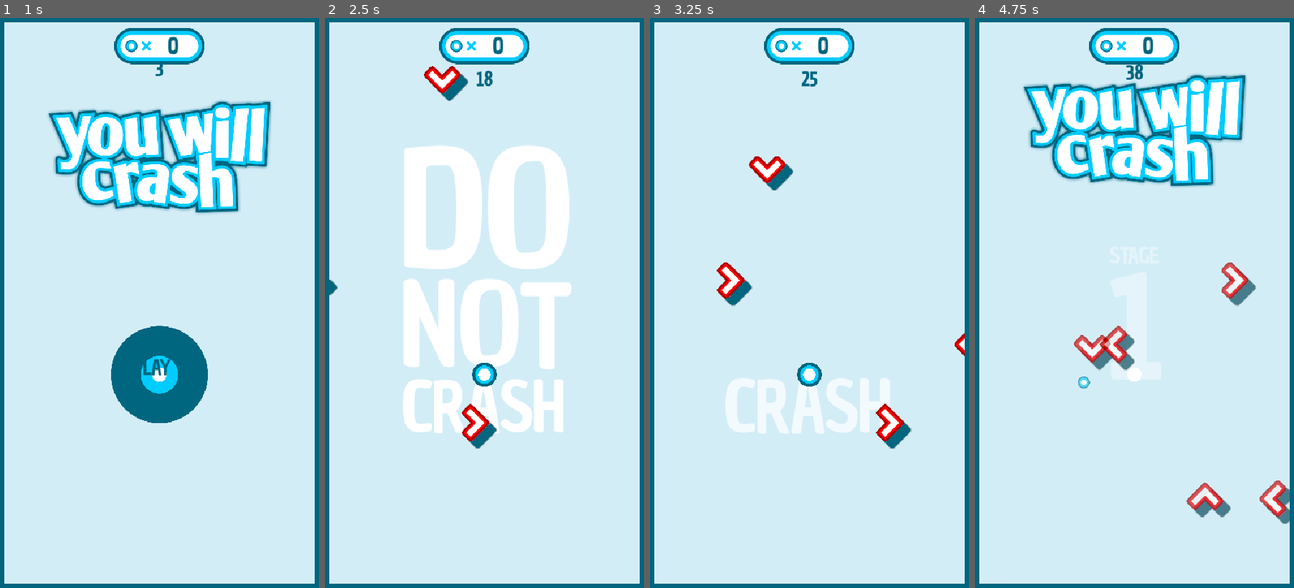
Above: before the commit, frames 1-4 (left to right).
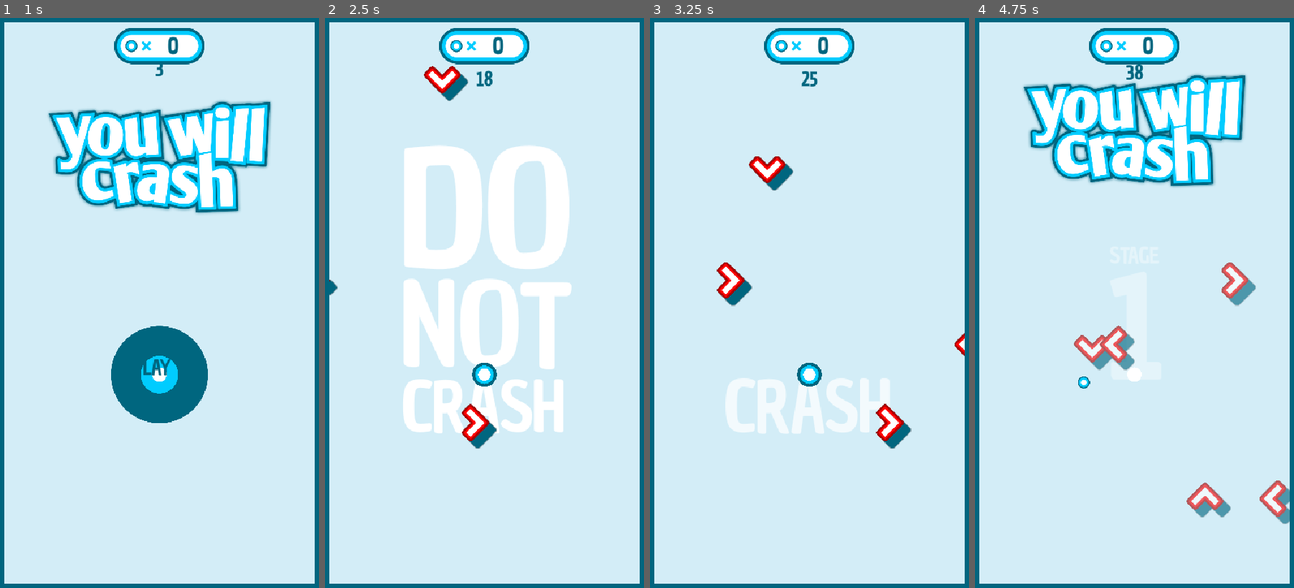
Above: after the commit, the same moments.

Repository: mszylkowski/youwillcrash-godot
Game: Godot game, scene res://Game.tscn
Same seed, same stepped clock (60 frames per second), same inputs: the game is played once before the commit and once after it.
Inputs (mouse positions are in pixels of both pictures, inside the frame that each line leads up to):
- Up to frame 1 (1 s): tap Enter at 0.5 s; move the mouse to (159, 377) at 0.52 s; click (159, 377) at 0.67 s
- Up to frame 2 (2.5 s): move the mouse to (420, 331) at 1.27 s; click (420, 331) at 1.42 s; move the mouse to (516, 177) at 2.02 s; click (516, 177) at 2.17 s
- Up to frame 3 (3.25 s): move the mouse to (793, 417) at 2.77 s; click (793, 417) at 2.92 s
- Up to frame 4 (4.75 s): move the mouse to (1230, 388) at 3.52 s; click (1230, 388) at 3.67 s; move the mouse to (1038, 217) at 4.27 s; click (1038, 217) at 4.42 s

Frame 1 is identical in both runs. In frame 2, less than 0.1% of the frame differs, in the area x 1-52%, y 8-75%; in frame 3, less than 0.1%; in frame 4, 1.3%, in the area x 31-99%, y 42-89%.

Commit message:
added bosses triangle spiral and v shower

Diff:
--- a/Game.tscn
+++ b/Game.tscn
@@ -52,6 +52,7 @@
 shader = ExtResource("2_lvtmh")
 shader_parameter/shadow_offset = Vector2(5, 5)
 shader_parameter/shadow_color = Color(1.58831e-06, 0.398929, 0.499627, 1)
+shader_parameter/alpha = 1.0
 
 [sub_resource type="LabelSettings" id="LabelSettings_lvtmh"]
 line_spacing = 0.0
@@ -250,11 +251,11 @@
 metadata/_edit_use_anchors_ = true
 
 [node name="Intro" type="Node2D" parent="."]
+visible = false
 position = Vector2(0, 63)
 script = ExtResource("3_0yprl")
 
 [node name="DO" type="Label" parent="Intro"]
-modulate = Color(1, 1, 1, 0)
 anchors_preset = 8
 anchor_left = 0.5
 anchor_top = 0.5
@@ -273,7 +274,6 @@
 vertical_alignment = 1
 
 [node name="NOT" type="Label" parent="Intro"]
-modulate = Color(1, 1, 1, 0)
 anchors_preset = 8
 anchor_left = 0.5
 anchor_top = 0.5
@@ -293,7 +293,6 @@
 metadata/_edit_use_anchors_ = true
 
 [node name="CRASH" type="Label" parent="Intro"]
-modulate = Color(1, 1, 1, 0)
 anchors_preset = 8
 anchor_left = 0.5
 anchor_top = 0.5
--- /dev/null
+++ b/Obstacles/Bosses/TriangleSpiralBoss.gd
@@ -0,0 +1,35 @@
+extends Node2D
+
+const TRIANGLE_OBSTACLE := preload("res://Obstacles/Triangle.tscn") as PackedScene
+const CHANGE_DIRECTION_COST := Level.OBSTACLE_COST[Level.Obstacles.TRIANGLE] * 1.
+const SPAWN_TRIANGLE_COST := Level.OBSTACLE_COST[Level.Obstacles.TRIANGLE] * .2
+
+var game_manager: GameManager
+var initial_angle := 0.
+var change_angle := .4
+var remaining_change_count := 0
+
+func _ready() -> void:
+	game_manager = get_parent()
+	assert(game_manager, "TriangleSpiral could not find parent on _ready")
+	initial_angle = randf() * TAU
+	remaining_change_count = randi_range(20, 50)
+	Events.level_changed.connect(queue_free.unbind(1))
+	game_manager.spawn_debt -= CHANGE_DIRECTION_COST * game_manager.level_data.cost_adjustment * 2
+
+func _physics_process(_delta: float) -> void:
+	if not game_manager or game_manager.spawn_debt <= 0: return
+
+	if game_manager.spawn_debt > 0:
+		var shape := TRIANGLE_OBSTACLE.instantiate() as SimpleObstacle
+		shape.speed *= 2
+		shape.force_spawn_angle = initial_angle
+		shape.deviation_radians = 0
+		initial_angle += change_angle
+		remaining_change_count -= 1
+		if remaining_change_count == 0:
+			change_angle *= -1
+			remaining_change_count = randi_range(20, 50)
+			game_manager.spawn_debt -= CHANGE_DIRECTION_COST * game_manager.level_data.cost_adjustment
+		game_manager.add_child(shape)
+		game_manager.spawn_debt -= SPAWN_TRIANGLE_COST * game_manager.level_data.cost_adjustment
--- /dev/null
+++ b/Obstacles/Bosses/TriangleSpiralBoss.tscn
@@ -0,0 +1,6 @@
+[gd_scene load_steps=2 format=3 uid="uid://cvyfev83e4r3y"]
+
+[ext_resource type="Script" uid="uid://cmbarqwiua8nj" path="res://Obstacles/Bosses/TriangleSpiralBoss.gd" id="1_dtyy8"]
+
+[node name="TriangleSpiral" type="Node2D"]
+script = ExtResource("1_dtyy8")
--- /dev/null
+++ b/Obstacles/Bosses/VShowerBoss.gd
@@ -0,0 +1,33 @@
+class_name TriangleSpiralBoss extends Node2D
+
+const V_OBSTACLE := preload("res://Obstacles/V.tscn") as PackedScene
+const ALL_DIRECTIONS: Array[PerpendicularObstacle.Directions] = [
+	PerpendicularObstacle.Directions.UP,
+	PerpendicularObstacle.Directions.DOWN
+]
+const INITIAL_DIRECTIONS: Array[PerpendicularObstacle.Directions] = [
+	PerpendicularObstacle.Directions.UP,
+	PerpendicularObstacle.Directions.DOWN
+]
+
+var game_manager: GameManager
+var direction: PerpendicularObstacle.Directions
+
+func _ready() -> void:
+	game_manager = get_parent()
+	assert(game_manager, "V Shower boss could not find parent on _ready")
+	direction = INITIAL_DIRECTIONS.pick_random()
+	Events.level_changed.connect(queue_free.unbind(1))
+
+func _physics_process(_delta: float) -> void:
+	if not game_manager or game_manager.spawn_debt <= 0: return
+
+	if game_manager.spawn_debt > 0:
+		var shape := V_OBSTACLE.instantiate() as PerpendicularObstacle
+		shape.speed *= randf_range(1, 1.5)
+		if direction != PerpendicularObstacle.Directions.NONE:
+			shape.force_spawn_direction = direction
+		else:
+			shape.force_spawn_direction = ALL_DIRECTIONS.pick_random()
+		game_manager.add_child(shape)
+		game_manager.spawn_debt -= Level.OBSTACLE_COST[Level.Obstacles.V] * .2
--- /dev/null
+++ b/Obstacles/Bosses/VShowerBoss.tscn
@@ -0,0 +1,6 @@
+[gd_scene load_steps=2 format=3 uid="uid://dkuwy6qsyy4fo"]
+
+[ext_resource type="Script" uid="uid://darf2186my3mt" path="res://Obstacles/Bosses/VShowerBoss.gd" id="1_x61qa"]
+
+[node name="VShower" type="Node2D"]
+script = ExtResource("1_x61qa")
--- a/Obstacles/PerpendicularObstacle.gd
+++ b/Obstacles/PerpendicularObstacle.gd
@@ -1,28 +1,33 @@
-extends RigidBody2D
+class_name PerpendicularObstacle extends RigidBody2D
+
+enum Directions {NONE = -1, RIGHT = 0, DOWN = 1, LEFT = 2, UP = 3}
 
 @export var speed := 200.0
 @export var offset_x := 250.
 @export var offset_y := 400.
 
+var force_spawn_direction := Directions.NONE ## Force the direction to spawn from.
+var force_spawn_position := Vector2.ZERO ## Set the initial position it spawns at.
+
+const VELOCITIES := [Vector2.LEFT, Vector2.UP, Vector2.RIGHT, Vector2.DOWN]
+
 func _ready() -> void:
-	var angle = randi_range(0, 3)
+	var angle = randi_range(0, 3) if force_spawn_direction == Directions.NONE else force_spawn_direction
 	global_rotation_degrees = angle * 90
-	global_position = Vector2(0, 0)
-	linear_velocity = -Vector2.from_angle(rotation) * speed
+	linear_velocity = VELOCITIES[angle] * speed
 
 	var rand_val := randf_range(-1, 1)
-	if angle == 0:
-		global_position = Vector2(offset_x * 1.5, offset_y * rand_val)
-		linear_velocity = Vector2.LEFT * speed
-	elif angle == 1:
-		global_position = Vector2(rand_val * offset_x, offset_y * 1.5)
-		linear_velocity = Vector2.UP * speed
-	elif angle == 2:
-		global_position = Vector2(-offset_x * 1.5, offset_y * rand_val)
-		linear_velocity = Vector2.RIGHT * speed
+	if force_spawn_position != Vector2.ZERO:
+		global_position = force_spawn_position
 	else:
-		global_position = Vector2(rand_val * offset_x, -offset_y * 1.5)
-		linear_velocity = Vector2.DOWN * speed
+		if angle == 0:
+			global_position = Vector2(offset_x * 1.5, offset_y * rand_val)
+		elif angle == 1:
+			global_position = Vector2(rand_val * offset_x, offset_y * 1.5)
+		elif angle == 2:
+			global_position = Vector2(-offset_x * 1.5, offset_y * rand_val)
+		else:
+			global_position = Vector2(rand_val * offset_x, -offset_y * 1.5)
 
 	var destroy_time := maxf(offset_x, offset_y) * 5. / speed
 	get_tree().create_timer(destroy_time).timeout.connect(queue_free)
--- a/Obstacles/SimpleObstacle.gd
+++ b/Obstacles/SimpleObstacle.gd
@@ -5,11 +5,18 @@
 @export_range(0, 90, .1, "radians_as_degrees") var deviation_radians := .4
 @export_range(0, 360, .1, "radians_as_degrees") var rotation_speed := 0. ## Max rotation speed.
 
+var force_spawn_angle := -1. ## Force the angle to spawn at. Use positive numbers only, between 0 and TAU.
+var force_spawn_position := Vector2.ZERO ## Force the position to spawn at.
+var force_spawn_deviation := 0. ## Set the initial deviation it spawns at. Set `deviation_radians` to get the initial deviation to be 0.
+
 func _ready() -> void:
-	var angle = randf() * TAU
-	var deviation = randf() * deviation_radians
+	var angle = randf() * TAU if force_spawn_angle == -1. else force_spawn_angle
+	var deviation = randf() * deviation_radians if force_spawn_deviation == 0 else force_spawn_deviation
 	rotation = angle + deviation
-	global_position = Vector2.from_angle(angle) * offset
+	if force_spawn_position != Vector2.ZERO:
+		global_position = force_spawn_position
+	else:
+		global_position = Vector2.from_angle(angle) * offset
 	linear_velocity = -Vector2.from_angle(rotation) * speed
 	angular_velocity = randf() * rotation_speed
 
--- a/Player.tscn
+++ b/Player.tscn
@@ -21,13 +21,11 @@
 
 [node name="Middle" type="Sprite2D" parent="."]
 self_modulate = Color(0, 0.8, 1, 1)
-top_level = true
 scale = Vector2(0.76, 0.76)
 texture = ExtResource("2_e80uo")
 script = ExtResource("3_e80uo")
 
 [node name="Foreground" type="Sprite2D" parent="."]
-top_level = true
 scale = Vector2(0.7, 0.7)
 texture = ExtResource("2_e80uo")
 script = ExtResource("3_e80uo")
--- a/Scripts/Data/Level.gd
+++ b/Scripts/Data/Level.gd
@@ -1,6 +1,6 @@
 class_name Level extends Resource
 
-enum Obstacles {V, TRIANGLE, BAR, BOOMERANG, V_FLEET, STAR, SNAKE}
+enum Obstacles {V, TRIANGLE, BAR, BOOMERANG, V_FLEET, STAR, SNAKE, V_SHOWER_BOSS, TRIANGLE_SPIRAL_BOSS}
 
 const OBSTACLE_PREFABS: Dictionary[Obstacles, PackedScene] = {
 	Obstacles.V : preload("res://Obstacles/V.tscn"),
@@ -10,6 +10,8 @@
 	Obstacles.V_FLEET: preload("res://Obstacles/VFleet.tscn"),
 	Obstacles.STAR: preload("res://Obstacles/Star.tscn"),
 	Obstacles.SNAKE: preload("res://Obstacles/Snake.tscn"),
+	Obstacles.V_SHOWER_BOSS: preload("res://Obstacles/Bosses/VShowerBoss.tscn"),
+	Obstacles.TRIANGLE_SPIRAL_BOSS: preload("res://Obstacles/Bosses/TriangleSpiralBoss.tscn"),
 }
 
 const OBSTACLE_COST: Dictionary[Obstacles, float] = {
@@ -20,15 +22,20 @@
 	Obstacles.V_FLEET: 2.5,
 	Obstacles.SNAKE: 3,
 	Obstacles.STAR: 4,
+	Obstacles.V_SHOWER_BOSS: 0,
+	Obstacles.TRIANGLE_SPIRAL_BOSS: 0,
 }
 
 const EASY_SHAPES: Array[Obstacles] = [Obstacles.V, Obstacles.TRIANGLE]
 const MEDIUM_SHAPES: Array[Obstacles] = [Obstacles.BAR, Obstacles.BOOMERANG]
 const HARD_SHAPES: Array[Obstacles] = [Obstacles.V_FLEET, Obstacles.SNAKE, Obstacles.STAR]
+const BOSS_SHAPES: Array[Obstacles] = [Obstacles.V_SHOWER_BOSS, Obstacles.TRIANGLE_SPIRAL_BOSS]
 
-static var rng := RandomNumberGenerator.new()
+static var _rng := RandomNumberGenerator.new()
+
 var probabilities: Dictionary[Obstacles, float] = {}
 var cost_adjustment: float
+var is_boss := false
 
 static func from_number(number: int) -> Level:
 	var adjustment := 1 / (.75 * log(number) + 1.5)
@@ -38,14 +45,16 @@
 		2: return Level.new(adjustment).add(Obstacles.TRIANGLE, .7).add(Obstacles.V, .3)
 		3: return Level.new(adjustment).add(MEDIUM_SHAPES.pick_random(), .6).add(Obstacles.TRIANGLE, .2).add(Obstacles.V, .2)
 		4: return Level.new(adjustment).add(Obstacles.V_FLEET, .6).add(Obstacles.BAR, .2).add(EASY_SHAPES.pick_random(), .2)
-		5: return Level.new(adjustment).add(Obstacles.STAR, .5).add(Obstacles.BAR, .25).add(EASY_SHAPES.pick_random(), .25)
-		6: return Level.new(adjustment).add(Obstacles.SNAKE, .5).add(MEDIUM_SHAPES.pick_random(), .25).add(EASY_SHAPES.pick_random(), .25)
-
-	var shapes_count: int = [1, 2, 3, 4][rng.rand_weighted([7, 5, 3, 1])]
-	var level := Level.new(adjustment)
-	for _i in range(shapes_count):
-		level.add(OBSTACLE_PREFABS.keys().pick_random() as Obstacles, randf_range(0.2, 0.5))
-	return level
+		6: return Level.new(adjustment).add(Obstacles.STAR, .5).add(Obstacles.BAR, .25).add(EASY_SHAPES.pick_random(), .25)
+		7: return Level.new(adjustment).add(Obstacles.SNAKE, .5).add(MEDIUM_SHAPES.pick_random(), .25).add(EASY_SHAPES.pick_random(), .25)
+		_ when number % 5 == 0:
+			return Level.new(adjustment).add(BOSS_SHAPES.pick_random(), 1).set_boss(true)
+		_:
+			var shapes_count: int = [1, 2, 3, 4][_rng.rand_weighted([7, 5, 3, 1])]
+			var level := Level.new(adjustment)
+			for _i in range(shapes_count):
+				level.add(OBSTACLE_PREFABS.keys().pick_random() as Obstacles, randf_range(0.2, 0.5))
+			return level
 
 func _init(adjustment: float) -> void:
 	cost_adjustment = adjustment
@@ -54,12 +63,17 @@
 	probabilities.set(shape, probabilities.get_or_add(shape, 0) + probability)
 	return self
 
+## Spawns just once at first and then doesn't spawn any more.
+func set_boss(value: bool) -> Level:
+	is_boss = value
+	return self
+
 ## Returns the cost of having spawned the shape.
 func spawn_shape(parent: Node2D) -> float:
 	var shapes: Array[Obstacles] = probabilities.keys()
 	var p := [] as Array[float]
 	p.assign(shapes.map(func(s: Obstacles) -> float: return probabilities.get(s)))
-	var selected := shapes[rng.rand_weighted(p)]
+	var selected := shapes[_rng.rand_weighted(p)]
 	var node := OBSTACLE_PREFABS[selected].instantiate() as Node2D
 	parent.add_child(node)
 	return OBSTACLE_COST.get(selected) * cost_adjustment
--- a/Scripts/GameManager.gd
+++ b/Scripts/GameManager.gd
@@ -9,7 +9,10 @@
 	set(l):
 		if level == l: return
 		level = l
-		level_data = Level.from_number(level)
+		if level == -1:
+			level_data = null
+		else:
+			level_data = Level.from_number(level)
 		Events.level_changed.emit(level)
 var level_data: Level
 
@@ -24,6 +27,7 @@
 func _ready() -> void:
 	Events.state_changed.connect(state_changed)
 	Events.picked_currency.connect(picked_currency)
+	Events.level_changed.connect(try_spawning_boss.unbind(1))
 	get_tree().root.size_changed.connect(size_changed)
 	size_changed()
 
@@ -35,7 +39,8 @@
 	spawn_debt += delta
 	if last_picked_currency_time >= 0:
 		last_picked_currency_time += delta
-	try_spawning()
+	if not level_data.is_boss:
+		try_spawning()
 
 func state_changed(state: GameState.States) -> void:
 	if state == GameState.States.GAME:
@@ -44,7 +49,7 @@
 		end_game()
 
 func try_spawning() -> void:
-	if spawn_debt > 0:
+	if not level_data.is_boss and spawn_debt > 0:
 		var cost := level_data.spawn_shape(self)
 		spawn_debt = -cost
 	if last_picked_currency_time > 3:
@@ -60,15 +65,16 @@
 	playing = true
 	spawn_debt = 0
 	last_picked_currency_time = 0
-	modulate.a = 1
+	material.set("shader_parameter/alpha", 1.)
 
 func end_game() -> void:
 	if not playing:
 		return
 	playing = false
-	var tween := get_tree().create_tween()
-	tween.tween_property(self, "modulate:a", 0, .5)
+	var tween := get_tree().create_tween().set_trans(Tween.TRANS_LINEAR)
+	tween.tween_property(material, "shader_parameter/alpha", 0., .5)
 	play_text.text = str(floori(score))
+	level = -1
 	await tween.finished
 	for child in get_children():
 		child.queue_free()
@@ -80,3 +86,7 @@
 func size_changed() -> void:
 	var scaling: float = get_viewport().size.x / get_viewport_rect().size.x
 	material.set("shader_parameter/shadow_offset", Vector2(10, 10) * scaling)
+
+func try_spawning_boss() -> void:
+	if not level_data or not level_data.is_boss: return
+	level_data.spawn_shape(self)
--- a/Scripts/Globals/Animations.gd
+++ b/Scripts/Globals/Animations.gd
@@ -4,6 +4,7 @@
 ## Fades in while scaling up a UI element.
 static func animate_in(node: CanvasItem) -> Tween:
 	node.scale = Vector2(.8, .8)
+	node.modulate.a = 0
 	var tween := node.get_tree().create_tween().set_parallel(true)
 	tween.tween_property(node, "modulate:a", 1, .1).set_trans(Tween.TRANS_LINEAR)
 	tween.tween_property(node, "scale", Vector2(1, 1), .3).set_trans(Tween.TRANS_BACK).set_ease(Tween.EASE_OUT)
--- a/Scripts/Player.gd
+++ b/Scripts/Player.gd
@@ -1,4 +1,3 @@
-@tool
 class_name Player extends Area2D
 
 @onready var start_pos := global_position
@@ -14,6 +13,8 @@
 	body_entered.connect(on_collision)
 	area_exited.connect(on_collision)
 	state_changed(GameState.States.MAIN_MENU)
+	shapes[1].top_level = true
+	shapes[2].top_level = true
 
 func _physics_process(delta: float) -> void:
 	for i in range(shapes.size() - 1):
--- a/Scripts/UI/DoNotCrash.gd
+++ b/Scripts/UI/DoNotCrash.gd
@@ -6,19 +6,29 @@
 
 func state_changed(state: GameState.States):
 	if state != GameState.States.GAME:
-		visible = false
+		if visible:
+			await Animations.animate_out(self).finished
+			visible = false
 		return
 	for child: Label in get_children():
 		child.pivot_offset = child.size * .5
 		child.modulate.a = 0
+	scale = Vector2.ONE
+	modulate.a = 1
+
 	await get_tree().create_timer(.7).timeout
+	if _should_cancel(): return
 
 	visible = true
 	for child: Label in get_children():
 		await Animations.animate_in(child).finished
+		if _should_cancel(): return
+
 	await get_tree().create_timer(.3).timeout
+
 	for child: Label in get_children():
 		await Animations.animate_out(child).finished
+		if _should_cancel(): return
 
 	Events.intro_finished.emit()
 	hide_all()
@@ -26,3 +36,6 @@
 func hide_all() -> void:
 	for child: Label in get_children():
 		child.modulate.a = 0
+
+func _should_cancel() -> bool:
+	return GameState.state != GameState.States.GAME
--- a/Scripts/UI/LevelLabel.gd
+++ b/Scripts/UI/LevelLabel.gd
@@ -19,6 +19,7 @@
 	tween = Animations.animate_in(self)
 
 func level_changed(level: int) -> void:
+	if level <= 0: return
 	text = str(level)
 	if tween and tween.is_running():
 		return
--- a/shadow.gdshader
+++ b/shadow.gdshader
@@ -4,19 +4,16 @@
 uniform sampler2D screen_texture : hint_screen_texture, repeat_disable, filter_nearest;
 uniform vec2 shadow_offset = vec2(10.);
 uniform vec4 shadow_color : source_color = vec4(0, 0, 0, .5);
+uniform float alpha: hint_range(0.0, 1.0) = 1.; // Modulate alpha is buggy with this shader.
 
 void fragment() {
 	vec4 original_color = textureLod(screen_texture, SCREEN_UV, 0.0);
+	COLOR = original_color;
 	vec2 uv_offset = shadow_offset / vec2(textureSize(screen_texture, 0));
 	float caster_alpha = textureLod(screen_texture, SCREEN_UV - uv_offset, 0.0).a;
 	vec4 shadow_layer = vec4(shadow_color.rgb, shadow_color.a * caster_alpha);
 	shadow_layer.rgb *= shadow_layer.a;
 
-	if (original_color.a > 0.0) {
-	    original_color.rgb /= original_color.a;
-	} else {
-		original_color.rgb = vec3(0);
-	}
-
-	COLOR = original_color + shadow_layer * (1.0 - original_color.a);
+	COLOR = (original_color + shadow_layer * (1.0 - original_color.a));
+	COLOR.a *= alpha;
 }
Not shown, added: Obstacles/Bosses/TriangleSpiralBoss.gd.uid
Not shown, added: Obstacles/Bosses/VShowerBoss.gd.uid
